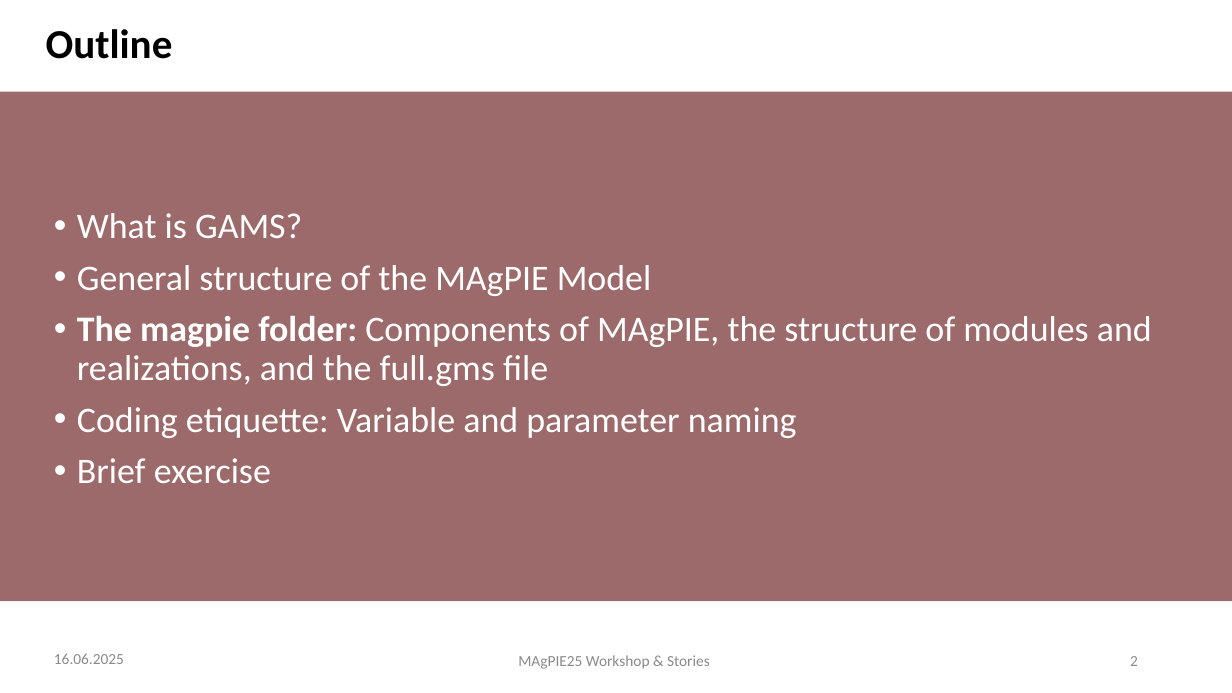
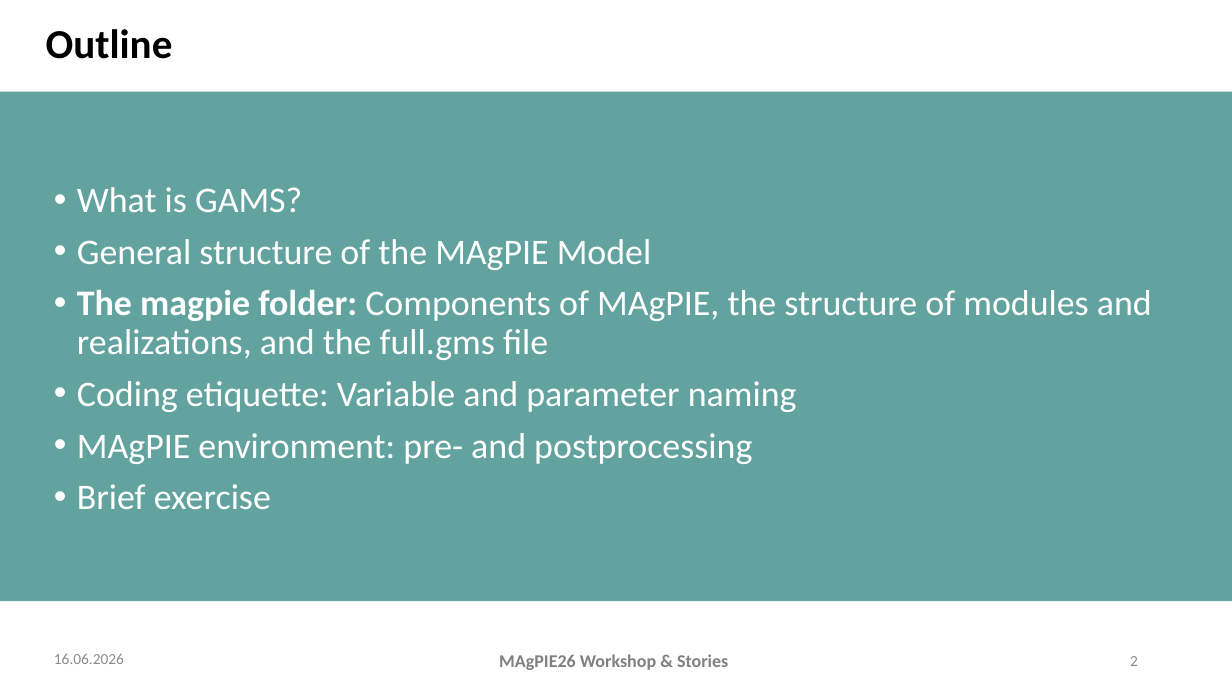
Before and after one commit to magpiemodel/magpiemodel.github.io, a slide deck: slide 2 of assets/slides/GAMS code, modules & realizations.pptx. Drawn at 1232x693 pixels with LibreOffice and Linux fonts; fonts in the diff are those of the drawing; background and template pictures are left out. Boxes give left, top, right and bottom in pixels: in the first picture for what was removed or moved away, otherwise in the second. Text is boxed around its words. In the diff, an @@ line names an element or a change of style, - is before the commit and + after.

```diff
--- a/assets/slides/GAMS code, modules & realizations.pptx
+++ b/assets/slides/GAMS code, modules & realizations.pptx
@@ rectangle at (x1=0, y1=91, x2=1232, y2=601): fill #9C6A6A to #62A39F @@
@@ text at (x1=77, y1=433, x2=752, y2=464): paragraph added @@
+• MAgPIE environment: pre- and postprocessing
@@ text at (x1=54, y1=653, x2=124, y2=664): text changed @@
-16.06.2025
+16.06.2026
@@ text at (x1=499, y1=654, x2=728, y2=670): text changed; size 12 to 14 pt; text colour #8C8C8C to #808080; bold on @@
-MAgPIE25 Workshop & Stories
+MAgPIE26 Workshop & Stories
```
Also in this commit, not shown: 11 other slides changed, 1 slide added.
